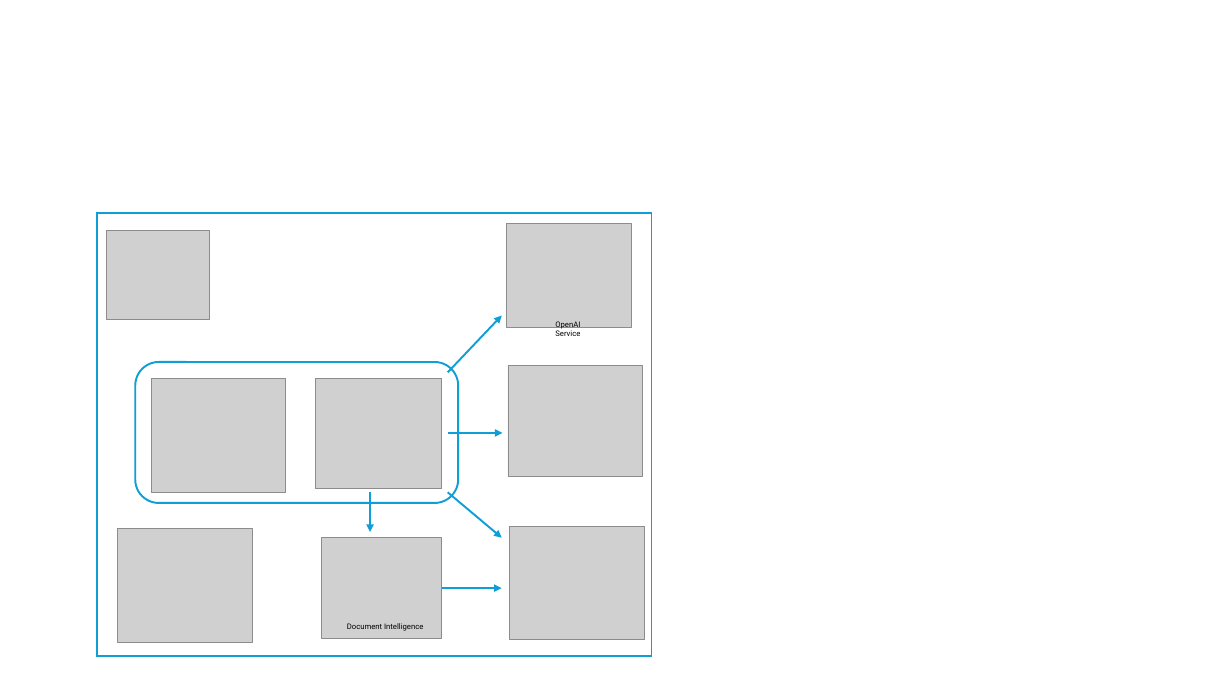
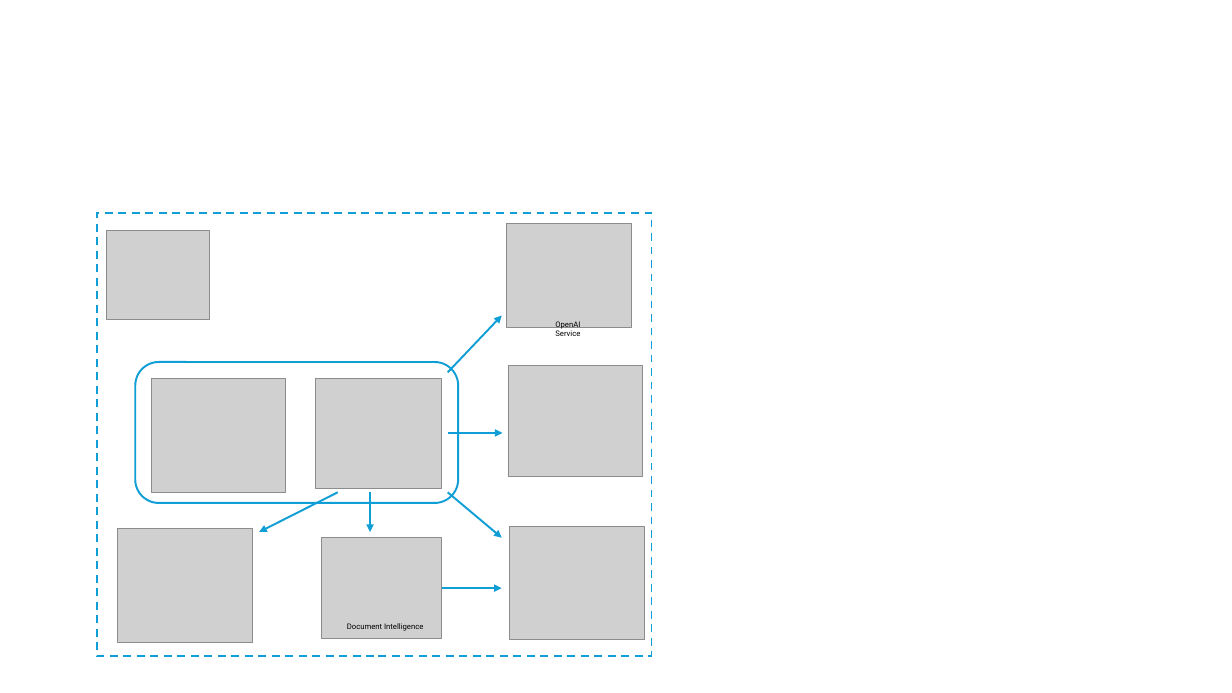
Before and after one commit to mosabami/openai-chat-app-quickstart, a slide deck: slide 2 of docs/arch ppt.pptm. Drawn at 1232x693 pixels with LibreOffice and Linux fonts; fonts in the diff are those of the drawing; grey boxes stand for pictures. Boxes give left, top, right and bottom in pixels: in the first picture for what was removed or moved away, otherwise in the second. Text is boxed around its words. In the diff, an @@ line names an element or a change of style, - is before the commit and + after.

```diff
--- a/docs/arch ppt.pptm
+++ b/docs/arch ppt.pptm
@@ rectangle at box(97, 213, 653, 656): outline #0F9ED5 1.5 pt to #0F9ED5 1.5 pt dashed @@
@@ arrow added from (338, 493) to (259, 532), #0F9ED5 1.5 pt @@
```
Also in this commit, not shown: 1 other file.
